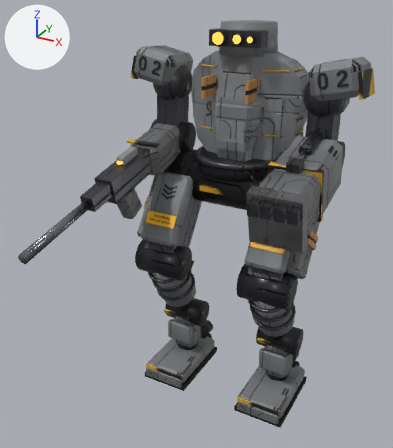
One commit to the glTF model assets/models/mech_roustabout.glb: the scene before it, then after it.
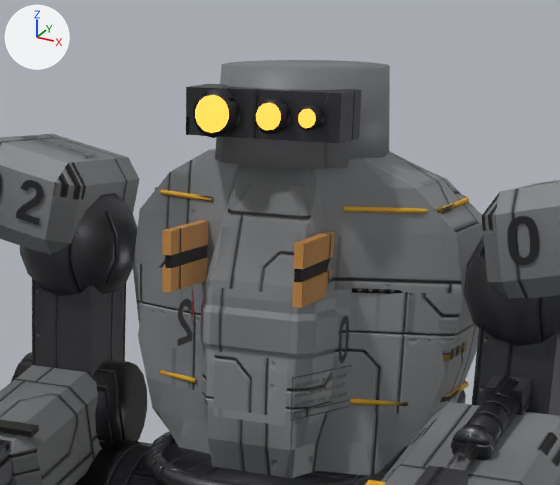
Each version is shown whole from a camera (50 mm lens) standing at (13.28, -29.53, 25.62) and looking at (-0.74, -4.03, 12.87), then close up on the part from 37% to 85% of the width and 0% to 37% of the height. Lighting does not change. The marker at upper left points along +X, +Y and +Z. The older version's two pictures come first. Where no turn or scale is listed for an object, it has been applied to the vertices. Vertices at exactly the same position are counted once.

Script lines for the objects in view, before the commit:
```python
ob_chest_lower_1_roustabout_armor_001 = bpy.data.objects.new('CHEST_lower_1_roustabout_armor.001', me_chest_lower_1_mech_roustabout_armor_001)
ob_chest_lower_1_roustabout_armor_001.location = (0.0, -1.28, 17.22)
ob_chest_upper_2_roustabout_armor_001 = bpy.data.objects.new('CHEST_upper_2_roustabout_armor.001', me_chest_upper_2_mech_roustabout_armor_001)
ob_chest_upper_2_roustabout_armor_001.location = (0.0, -1.26, 18.49)
ob_cockpit_roustabout_armor_001 = bpy.data.objects.new('cockpit_roustabout_armor.001', me_cockpit_mech_roustabout_armor_001)
ob_cockpit_roustabout_armor_001.location = (0.0, -0.08, 17.63)
ob_cockpit_roustabout_livery_001 = bpy.data.objects.new('cockpit_roustabout_livery.001', me_cockpit_mech_roustabout_livery_001)
ob_cockpit_roustabout_livery_001.location = (0.0, -0.08, 17.63)
# also in view: 'torso_twist_roustabout_frame.001' at (0.0, 0.17, 16.06); 'head_roustabout_dark.001' at (-0.01, 0.31, 22.55); 'forearm_L_roustabout_armor.001' at (4.92, -1.87, 16.07); 'cockpit_roustabout_hazard' at (0.0, 1.24, 19.39); 'torso_twist_roustabout_dark.001' at (0.0, 0.17, 15.65)
```
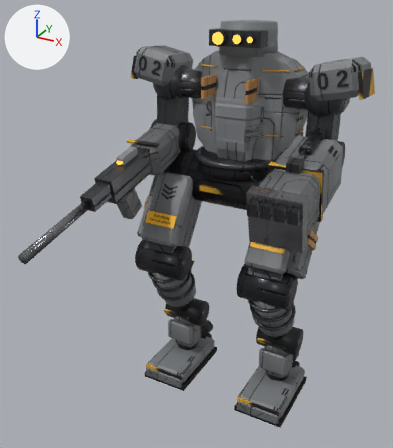
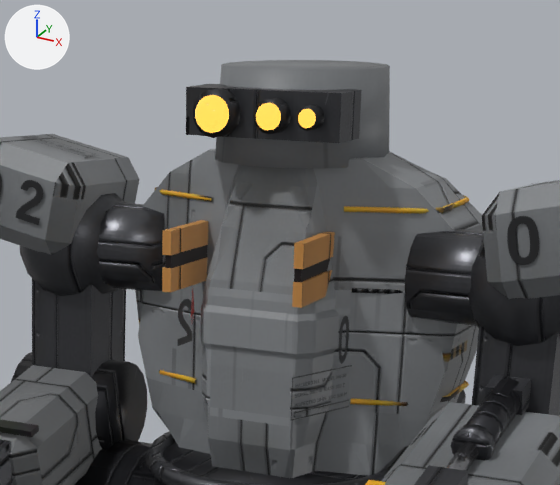
Where the newer file only moved an object's origin or applied its transform, the numbers keep the older frame.

What changed in the scene script:
```text
Change me_chest_lower_1_mech_roustabout_armor_001:
    used by ob_chest_lower_1_roustabout_armor_001; location = (0.0, -1.28, 17.22)
    remove me_chest_lower_1_mech_roustabout_armor_001.from_pydata(...)  # 77 vertices, 120 faces; spans x -0.78..0.78, y 0.0..0.02, z -0.02..1.27
    add me_chest_lower_1_mech_roustabout_armor_001.from_pydata(...)  # 121 vertices, 200 faces; spans x -0.86..0.86, y -0.03..0.02, z -0.02..1.43
    me_chest_lower_1_mech_roustabout_armor_001 part 1: 12 vertices moved from x -0.78..0.78, y 0.0, z -0.02..1.01 to x -0.86..0.86, y 0.0, z -0.02..1.01; 11 vertices removed from x -0.78..0.78, y 0.02, z 1.27; 55 vertices added at x -0.86..0.86, y -0.03..0.02, z 1.3..1.43
    me_chest_lower_1_mech_roustabout_armor_001 part 2: 60 kept faces spanning x -0.86..0.86, y 0.0, z 0.15..1.01 get new texture (UV) coordinates
Change me_chest_upper_2_mech_roustabout_armor_001:
    used by ob_chest_upper_2_roustabout_armor_001; location = (0.0, -1.26, 18.49)
    remove me_chest_upper_2_mech_roustabout_armor_001.from_pydata(...)  # 295 vertices, 498 faces; spans x -0.87..0.87, y -0.05..0.88, z 0.0..3.64
    add me_chest_upper_2_mech_roustabout_armor_001.from_pydata(...)  # 251 vertices, 418 faces; spans x -0.87..0.87, y -0.05..0.88, z 0.16..3.64
    me_chest_upper_2_mech_roustabout_armor_001 part 3
    57 vertices are removed from x -0.87..0.87, y -0.05..0.0, z 0.0..0.15
    101 faces are deleted
    1 vertex moves from x -0.67, y -0.05, z 0.15 to x -0.67, y -0.05, z 0.16
    3 vertices are added at (-0.86, -0.05, 0.16), (-0.02, -0.05, 0.16), (0.86, -0.05, 0.16)
    10 new vertices lie (0.0, 0.0, -0.61) away from vertices in x -0.87..0.87, y -0.05, z 0.77
    21 new faces join them
    me_chest_upper_2_mech_roustabout_armor_001 part 4: 158 kept faces spanning x -0.87..0.87, y -0.05..0.04, z 0.16..1.24 get new texture (UV) coordinates
Change me_cockpit_mech_roustabout_armor_001:
    where me_cockpit_mech_roustabout_armor_001.from_pydata(...)  # 1641 vertices, 3179 faces; spans x -3.6..3.6, y -1.23..3.0, z -1.6..4.5
    used by ob_cockpit_roustabout_armor_001; location = (0.0, -0.08, 17.63)
    me_cockpit_mech_roustabout_armor_001 part 5: 16 vertices moved from x -0.87..1.64, y -1.21..2.92, z -0.43..0.96 to x -0.86..1.75, y -1.21..2.9, z -0.43..0.96; 122 vertices removed from x -3.44..3.44, y -1.23..3.0, z -1.6..4.5; 122 vertices added at x -3.46..3.46, y -1.23..3.0, z -1.6..4.5
Add me_torso_mech_roustabout_frame_001:
    me_torso_mech_roustabout_frame_001.from_pydata(...)  # an 18-sided cylinder along x spanning x 2.71..4.92, y -0.51..1.22, z 2.95..4.66; an 18-sided cylinder along x spanning x -4.92..-2.71, y -0.51..1.22, z 2.95..4.66
    me_torso_mech_roustabout_frame_001.materials.append(mat_mech_roustabout_frame_001)
Add ob_torso_roustabout_frame_001:
    ob_torso_roustabout_frame_001 = bpy.data.objects.new('torso_roustabout_frame.001', me_torso_mech_roustabout_frame_001)
    ob_torso_roustabout_frame_001.location = (0.0, 0.17, 16.23)
```

What differs and where, as boxes [x1, y1, x2, y2] in the close-ups (560 x 485 px; the box of a moved part takes in the faces that stretch with it):
'torso_roustabout_frame.001', added: after [97, 203, 483, 325]
part 1 of me_chest_lower_1_mech_roustabout_armor_001, reshaped: before [213, 352, 288, 426]; after [210, 343, 292, 427]
part 2 of me_chest_lower_1_mech_roustabout_armor_001, surface changed (lighter): [214, 367, 287, 415] in both
part 3 of me_chest_upper_2_mech_roustabout_armor_001, reshaped: before [210, 312, 293, 361]; after [210, 312, 293, 353]
part 4 of me_chest_upper_2_mech_roustabout_armor_001, surface changed: [211, 287, 294, 343] in both
part 5 of me_cockpit_mech_roustabout_armor_001, moved or reshaped: before [138, 322, 478, 448]; after [135, 290, 479, 448]
